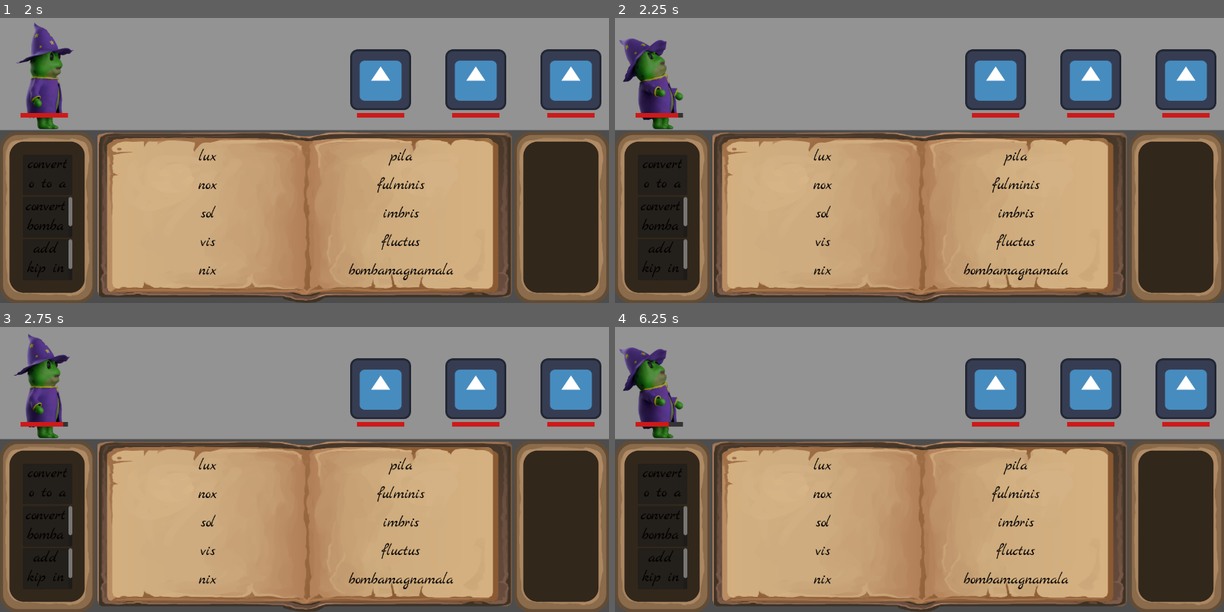
Above: before the commit, frames 1-4 (two rows, left to right).
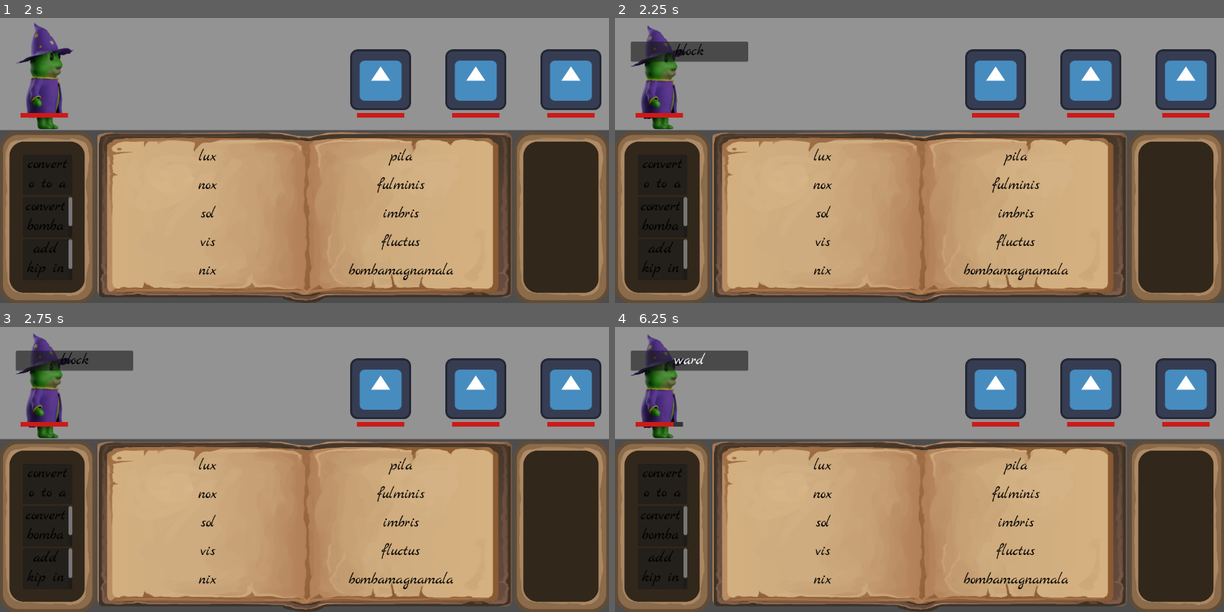
Above: after the commit, the same moments.

Repository: Jelleas/brackeys_2026
Game: Godot game, scene res://main.tscn
Two runs of this game, one before a commit and one after it. Both use one fixed random seed, a clock stepped at 60 frames per second and the inputs below. The engine's default icon, where the game draws it, is replaced by a stand-in: a white triangle on a blue panel in a dark square.
Inputs:
- Up to frame 1 (2 s): tap Enter at 0.5 s; tap Z at 0.6, 1.35 s; tap Space at 0.77, 1.52 s; hold A from 1.28 s (still down)
- Up to frame 2 (2.25 s): release A at 2.03 s; tap Z at 2.1 s
- Up to frame 3 (2.75 s): no input
- Up to frame 4 (6.25 s): tap Z every 0.75 s from 2.85 to 5.85 s; tap Space at 3.02, 3.77, 4.52, 6.02 s; hold A 3.53-5.78 s

Frame 1 is identical in both runs. In frame 2, 2.5% of the frame differs, in the area x 0-22%, y 2-37%; in frame 3, 1.7%; in frame 4, 2.5%.

Commit message:
add blocking

Diff:
--- a/monster/monster.gd
+++ b/monster/monster.gd
@@ -87,4 +87,4 @@
 func _on_attack_timer() -> void:
 	if is_dead:
 		return
-	Bus.monster_attacked.emit(damage)
+	Bus.monster_attacked.emit(self)
--- a/signal_bus.gd
+++ b/signal_bus.gd
@@ -6,5 +6,5 @@
 signal spell_matched(spell: SpellConfigs.Spell)
 
 signal monster_killed(monster: Monster)
-signal monster_attacked(damage: int)
+signal monster_attacked(monster: Monster)
 signal wizard_killed()
--- a/wizard/wizard.gd
+++ b/wizard/wizard.gd
@@ -3,9 +3,17 @@
 @onready var health_bar: TextureProgressBar = $TextureProgressBar
 @onready var voice_player: AudioStreamPlayer = $WizardVoice
 @onready var anim: AnimatedSprite2D = $AnimatedSprite2D
+@onready var label_matcher_scene: PackedScene = preload("res://label_matcher/label_matcher.tscn")
 
 @export var health: int = 100
 @export var max_health: int = 100
+
+var _time_to_block: float = 2.0
+var _block_words: Array[String] = ["shield", "block", "guard", "ward", "parry"]
+var _is_blocking: bool = false
+var _attacking_monster: Monster
+var _block_timer: Timer
+var _current_matcher: LabelMatcher
 
 var _default_anim: String = "idle"
 var _hit_anim: String = "hit"
@@ -14,12 +22,17 @@
 func _ready():
 	Bus.spell_matched.connect(_on_spell_matched)
 	Bus.monster_attacked.connect(_on_monster_attacked)
+	Bus.monster_killed.connect(_on_monster_killed)
 	anim.animation_finished.connect(_on_anim_finished)
 
 	health_bar.max_value = max_health
 	health_bar.value = health
+	_create_healthbar()
 
-	_create_healthbar()
+	_block_timer = Timer.new()
+	_block_timer.one_shot = true
+	_block_timer.timeout.connect(_on_block_timeout)
+	add_child(_block_timer)
 
 func _create_healthbar() -> void:
 	var under_tex = GradientTexture2D.new()
@@ -55,10 +68,34 @@
 func _on_spell_matched(spell: SpellConfigs.Spell):
 	cast(spell)
 
-func _play_hit_sound():
-	voice_player.play()
+func _start_block() -> void:
+	_is_blocking = true
 
-func _on_monster_attacked(dmg: int) -> void:
+	var word = _block_words.pick_random()
+	_current_matcher = label_matcher_scene.instantiate()
+	_current_matcher.instantiate(word, _on_block_success)
+	add_child(_current_matcher)
+	_current_matcher.position = Vector2(-60, -80)
+
+	_block_timer.wait_time = _time_to_block
+	_block_timer.start()
+
+func _end_block() -> void:
+	_is_blocking = false
+	_block_timer.stop()
+	if _current_matcher:
+		_current_matcher.queue_free()
+		_current_matcher = null
+
+func _on_block_success() -> void:
+	_end_block()
+
+func _on_block_timeout() -> void:
+	_end_block()
+	if is_instance_valid(_attacking_monster):
+		_take_damage(_attacking_monster.damage)
+
+func _take_damage(dmg: int) -> void:
 	health -= dmg
 	health_bar.value = health
 	if health <= 0:
@@ -68,6 +105,20 @@
 		_play_hit_sound()
 		anim.play(_hit_anim)
 
+func _play_hit_sound():
+	voice_player.play()
+
+func _on_monster_killed(monster: Monster) -> void:
+	if _is_blocking and monster == _attacking_monster:
+		_end_block()
+
+func _on_monster_attacked(monster: Monster) -> void:
+	if _is_blocking:
+		_take_damage(monster.damage)
+		return
+	_attacking_monster = monster
+	_start_block()
+
 func _on_anim_finished() -> void:
 	if anim.animation != _default_anim:
 		anim.play(_default_anim)
